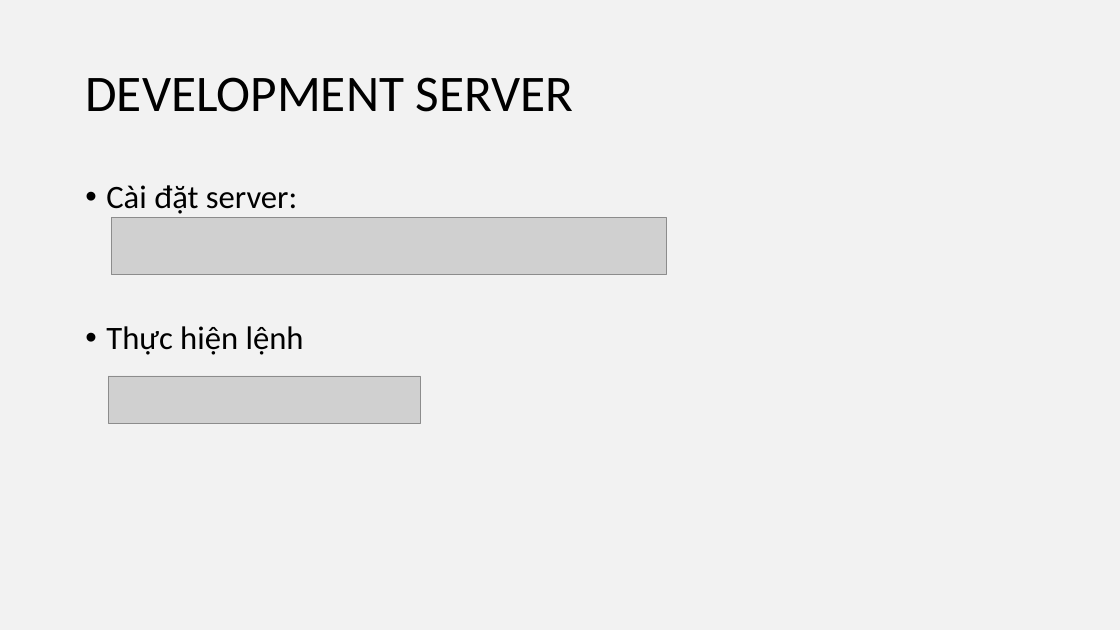
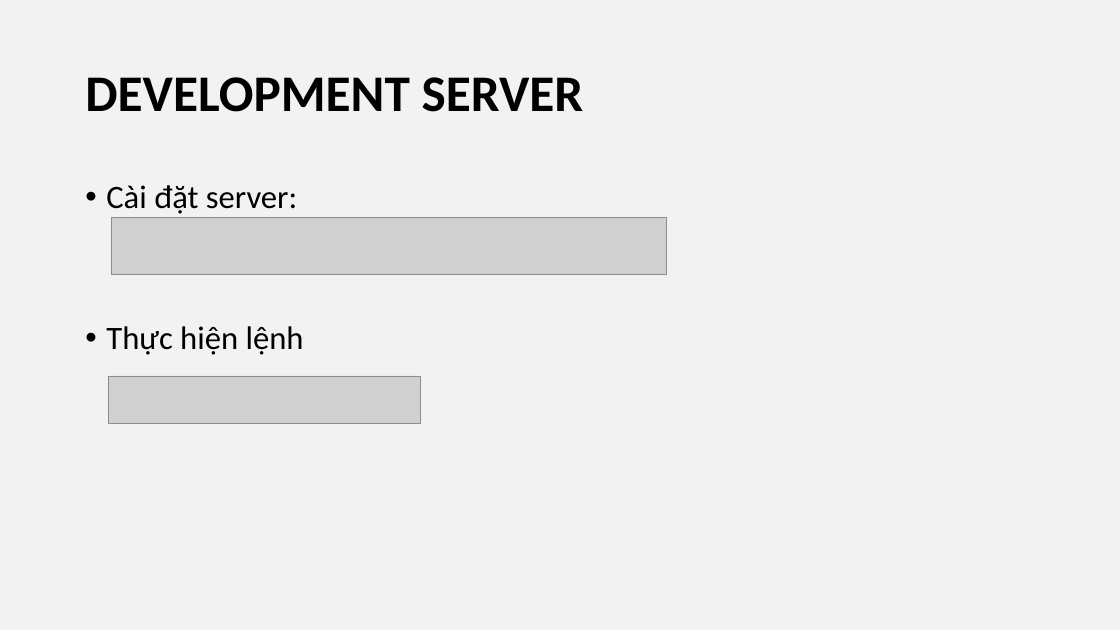
Before and after one commit to UDPT-2017/seminar-webpack-1412193-1412169, a slide deck: slide 18 of Sildewebpack.pptx. Drawn at 1120x630 pixels with LibreOffice and Linux fonts; fonts in the diff are those of the drawing; grey boxes stand for pictures. Boxes give left, top, right and bottom in pixels: in the first picture for what was removed or moved away, otherwise in the second. Text is boxed around its words. In the diff, an @@ line names an element or a change of style, - is before the commit and + after.

```diff
--- a/Sildewebpack.pptx
+++ b/Sildewebpack.pptx
@@ title "DEVELOPMENT SERVER" at [85,77,584,112]: bold on @@
```
Also in this commit, not shown: 11 other slides changed.
